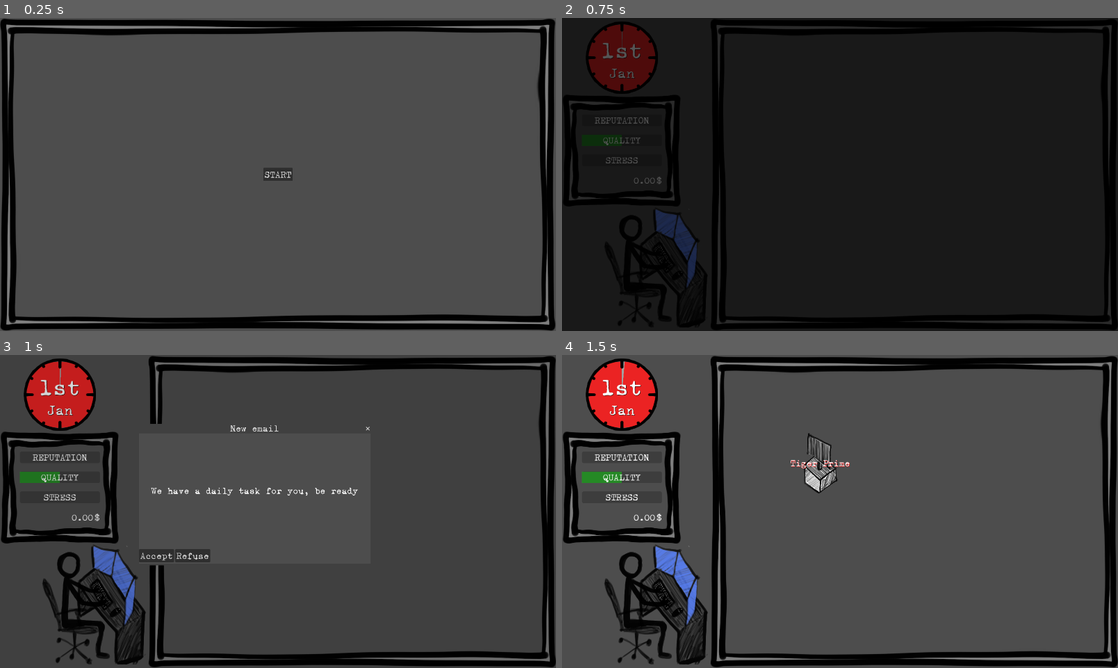
Above: before the commit, frames 1-4 (two rows, left to right).
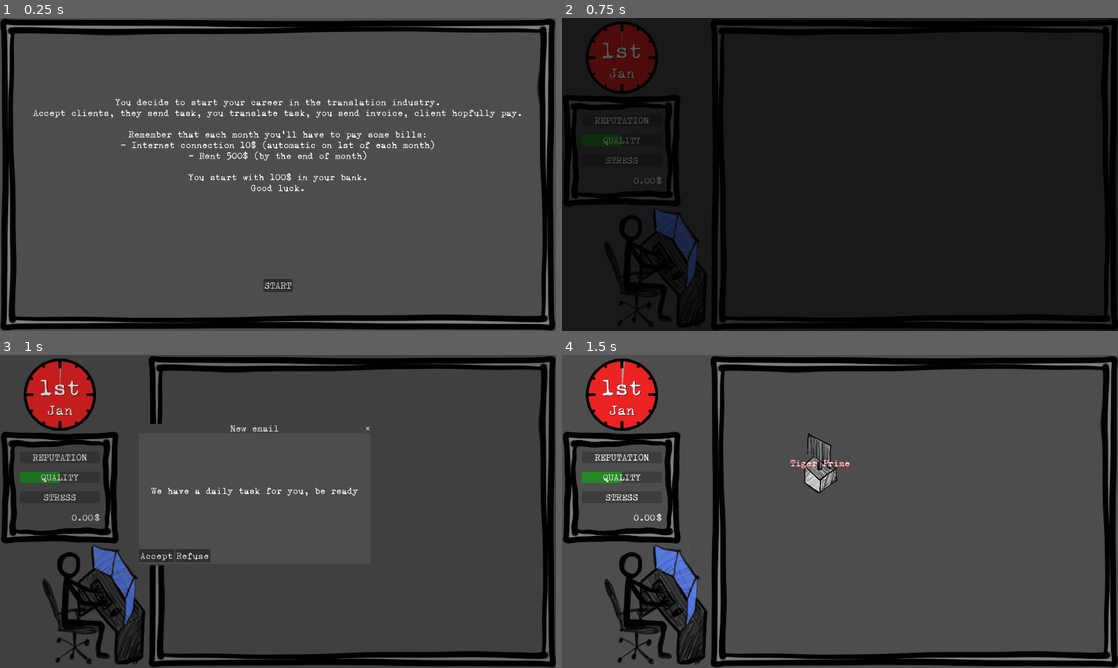
Above: after the commit, the same moments.

Repository: ildede/game-off-2025
Game: Godot game, scene res://scenes/ui/start_screen/start.tscn
Two runs of this game, one before a commit and one after it. Both use one fixed random seed, a clock stepped at 60 frames per second and the inputs below.
Inputs:
- Up to frame 1 (0.25 s): no input
- Up to frame 2 (0.75 s): click "START" at 0.5 s
- Up to frame 3 (1 s): no input
- Up to frame 4 (1.5 s): click "Accept" at 1.25 s

The runs differ from the first frame. In frame 1, 2.5% of the frame differs, in the area x 5-94%, y 25-88%; in frame 2, nothing differs; in frame 3, nothing differs; in frame 4, nothing differs.

Commit message:
feat: add some info at the beginning screen

Diff:
--- a/scenes/ui/daily_screen/daily.tscn
+++ b/scenes/ui/daily_screen/daily.tscn
@@ -26,14 +26,9 @@
 horizontal_alignment = 1
 vertical_alignment = 1
 
-[node name="VSplitContainer" type="VSplitContainer" parent="Panel/GridContainer"]
-custom_minimum_size = Vector2(0, 30)
+[node name="GridContainer" type="GridContainer" parent="Panel/GridContainer"]
+custom_minimum_size = Vector2(0, 200)
 layout_mode = 2
-
-[node name="GridContainer" type="GridContainer" parent="Panel/GridContainer"]
-layout_mode = 2
-size_flags_horizontal = 3
-size_flags_vertical = 3
 
 [node name="PayBills" type="Button" parent="Panel/GridContainer/GridContainer"]
 visible = false
--- a/scenes/ui/end_screen/end.tscn
+++ b/scenes/ui/end_screen/end.tscn
@@ -25,14 +25,14 @@
 horizontal_alignment = 1
 vertical_alignment = 1
 
-[node name="VSplitContainer" type="VSplitContainer" parent="Panel/GridContainer"]
-custom_minimum_size = Vector2(0, 30)
+[node name="GridContainer" type="GridContainer" parent="Panel/GridContainer"]
+custom_minimum_size = Vector2(0, 200)
 layout_mode = 2
 
-[node name="StartButton" type="Button" parent="Panel/GridContainer"]
+[node name="StartButton" type="Button" parent="Panel/GridContainer/GridContainer"]
 layout_mode = 2
 size_flags_horizontal = 6
-size_flags_vertical = 2
+size_flags_vertical = 6
 text = "START AGAIN"
 
-[connection signal="pressed" from="Panel/GridContainer/StartButton" to="." method="_on_start_button_pressed"]
+[connection signal="pressed" from="Panel/GridContainer/GridContainer/StartButton" to="." method="_on_start_button_pressed"]
--- a/scenes/ui/start_screen/start.tscn
+++ b/scenes/ui/start_screen/start.tscn
@@ -14,10 +14,34 @@
 grow_vertical = 2
 theme = ExtResource("1_ots34")
 
-[node name="StartButton" type="Button" parent="Panel"]
+[node name="GridContainer" type="GridContainer" parent="Panel"]
 layout_mode = 2
-size_flags_horizontal = 4
-size_flags_vertical = 4
+
+[node name="Label" type="RichTextLabel" parent="Panel/GridContainer"]
+clip_contents = false
+layout_mode = 2
+size_flags_horizontal = 3
+size_flags_vertical = 3
+text = "You decide to start your career in the translation industry.
+Accept clients, they send task, you translate task, you send invoice, client hopfully pay.
+
+Remember that each month you'll have to pay some bills:
+- Internet connection 10$ (automatic on 1st of each month)
+- Rent 500$ (by the end of month)
+
+You start with 100$ in your bank.
+Good luck."
+horizontal_alignment = 1
+vertical_alignment = 1
+
+[node name="GridContainer" type="GridContainer" parent="Panel/GridContainer"]
+custom_minimum_size = Vector2(0, 200)
+layout_mode = 2
+
+[node name="StartButton" type="Button" parent="Panel/GridContainer/GridContainer"]
+layout_mode = 2
+size_flags_horizontal = 6
+size_flags_vertical = 6
 text = "START"
 
-[connection signal="pressed" from="Panel/StartButton" to="." method="_on_start_button_pressed"]
+[connection signal="pressed" from="Panel/GridContainer/GridContainer/StartButton" to="." method="_on_start_button_pressed"]
